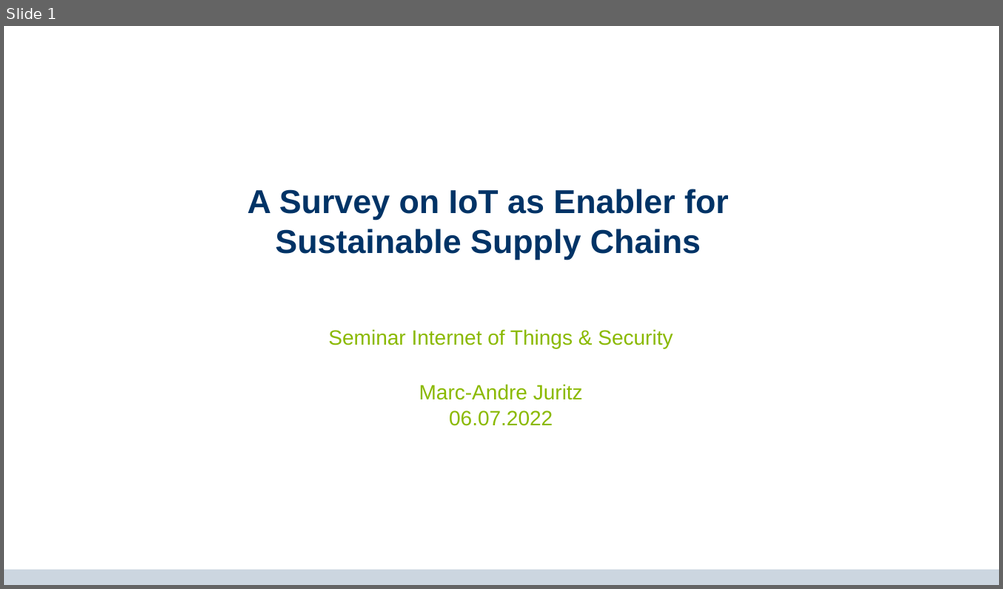
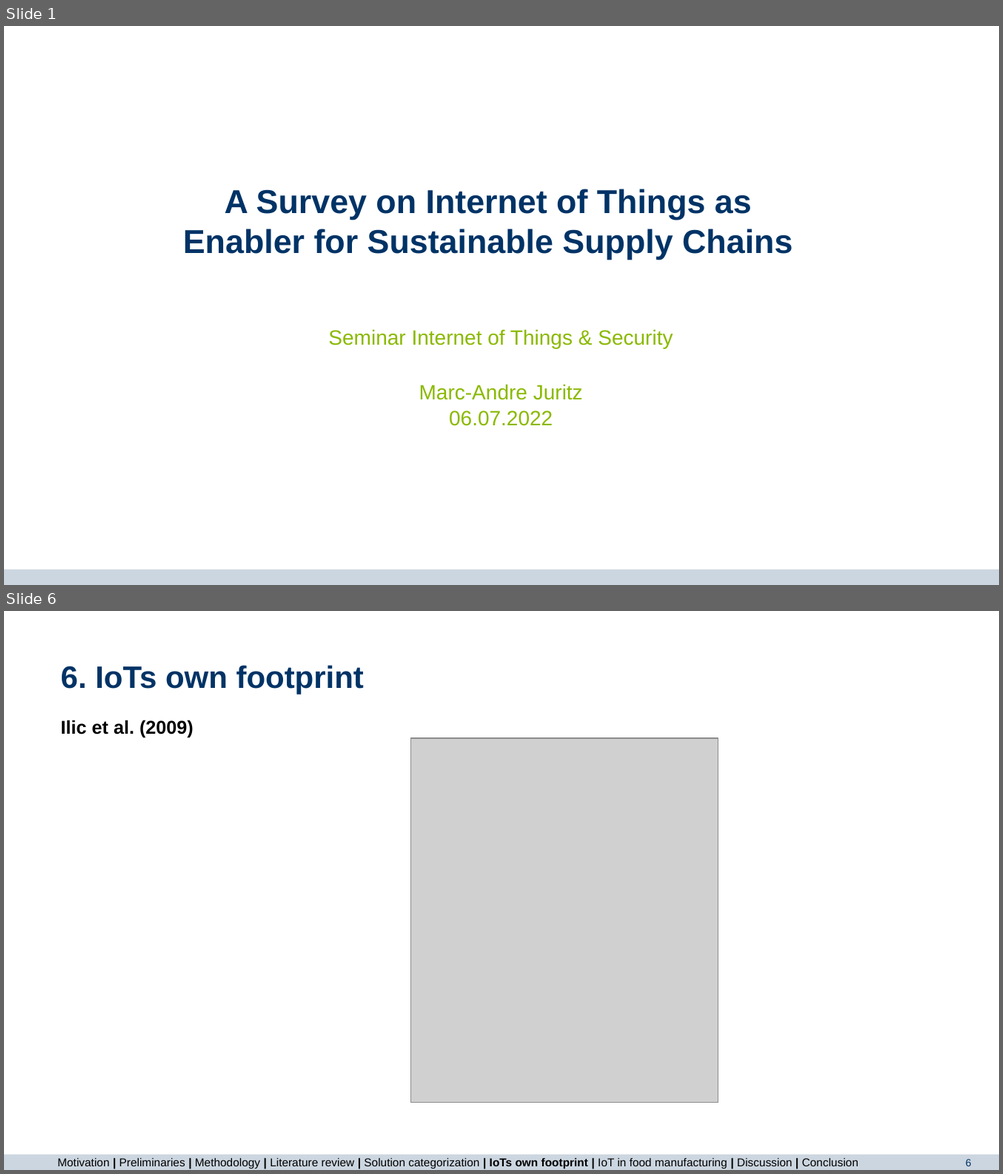
Before and after one commit to majuritz/internet-of-things-seminar, a slide deck: IoT final presentation.pptx. Shown one above the other, each under a label of ours: slide 1 before the commit, slides 1 and 6 after it; the slides between them are not shown. The pictures are 1003x589 and 1003x1174 pixels, drawn with LibreOffice and Linux fonts; fonts in the diff are those of the drawing; grey boxes stand for pictures; background and template pictures are left out. Boxes give left, top, right and bottom in pixels: in the first picture for what was removed or moved away, otherwise in the second. Text is boxed around its words. In the diff, an @@ line names an element or a change of style, - is before the commit and + after.

```diff
--- a/IoT final presentation.pptx
+++ b/IoT final presentation.pptx
@@ slide 6 added at [4,611,999,1170], background #FFFFFF; not listed: 1 template element that a slide beside it also shows @@
@@ title added at [61,665,364,695], 30 pt, text #003366, bold @@
+6. IoTs own footprint
@@ text added at [61,720,193,738], 18 pt, text #000000, bold @@
+Ilic et al. (2009)
@@ picture added at [410,738,718,1103] @@
@@ text added at [57,1159,858,1169], 11 pt, text #000000 @@
+Motivation | Preliminaries | Methodology | Literature review | Solution categorization | IoTs own footprint | IoT in food manufacturing | Discussion | Conclusion
@@ page number added at [965,1159,971,1167], 10 pt, text #003366 @@
+6
@@ slide 1 changed as well @@
@@ title at [183,189,792,260]: text changed @@
-A Survey on IoT as Enabler for Sustainable Supply Chains
+A Survey on Internet of Things as Enabler for Sustainable Supply Chains
```
Also in this commit, not shown: 3 other slides changed, 5 other slides added, 1 slide removed, 7 other files.
